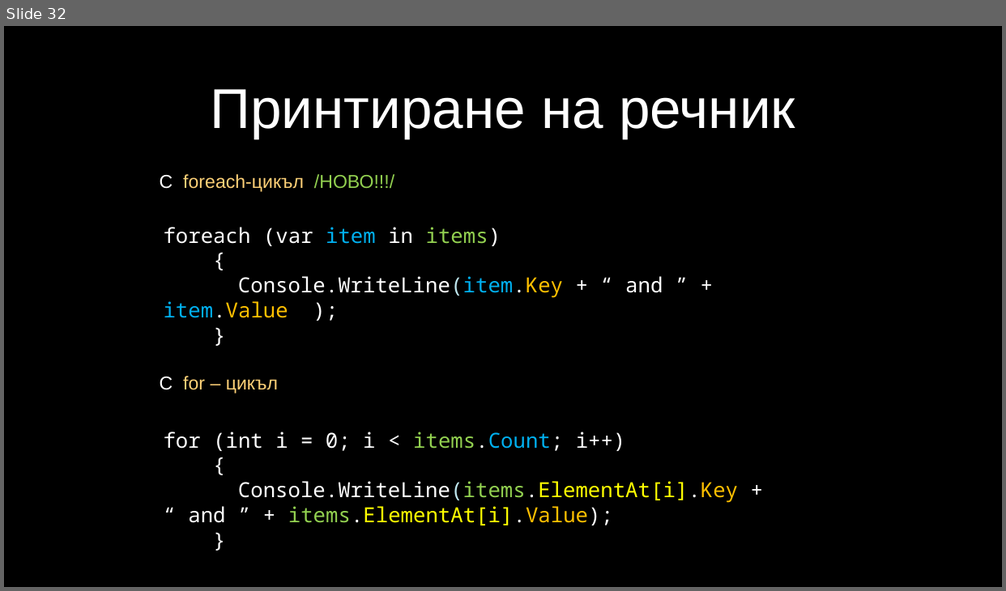
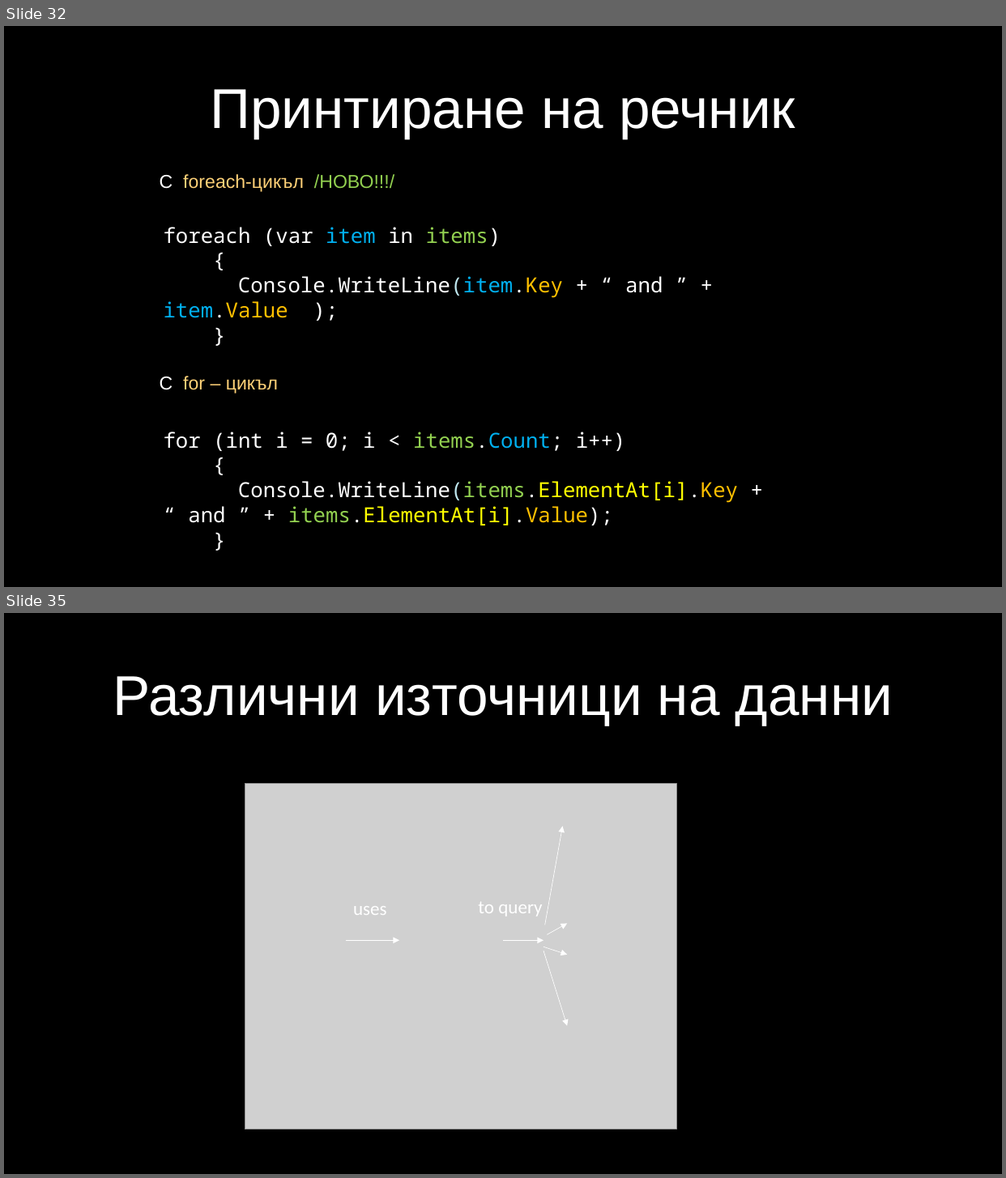
Before and after one commit to velizar92/CSharp-Programming-Presentations, a slide deck: C# Intermediate.pptx. Shown one above the other, each under a label of ours: slide 32 before the commit, slides 32 and 35 after it; the slides between them are not shown. The pictures are 1006x591 and 1006x1178 pixels, drawn with LibreOffice and Linux fonts; fonts in the diff are those of the drawing; grey boxes stand for pictures; background and template pictures are left out. Boxes give left, top, right and bottom in pixels: in the first picture for what was removed or moved away, otherwise in the second. Text is boxed around its words. In the diff, an @@ line names an element or a change of style, - is before the commit and + after.

```diff
--- a/C# Intermediate.pptx
+++ b/C# Intermediate.pptx
@@ slide 35 added at bbox=[4, 613, 1002, 1174], background picture (left out) @@
@@ title added at bbox=[113, 676, 893, 726], 54 pt, text #FFFFFF @@
+Различни източници на данни
@@ picture added at bbox=[245, 784, 677, 1130] @@
@@ arrow added from (545, 925) to (562, 826), #FFFFFF 0.5 pt @@
@@ text added at bbox=[478, 902, 542, 916], 18 pt, text #FFFFFF @@
+to query
@@ text added at bbox=[353, 906, 387, 915], 18 pt, text #FFFFFF @@
+uses
@@ arrow added from (547, 935) to (567, 924), #FFFFFF 0.5 pt @@
@@ arrow added from (346, 941) to (399, 941), #FFFFFF 0.5 pt @@
@@ arrow added from (503, 941) to (543, 941), #FFFFFF 0.5 pt @@
@@ arrow added from (543, 947) to (567, 955), #FFFFFF 0.5 pt @@
@@ arrow added from (543, 951) to (567, 1026), #FFFFFF 0.5 pt @@
```
Also in this commit, not shown: 1 slide changed, 9 other slides added.
